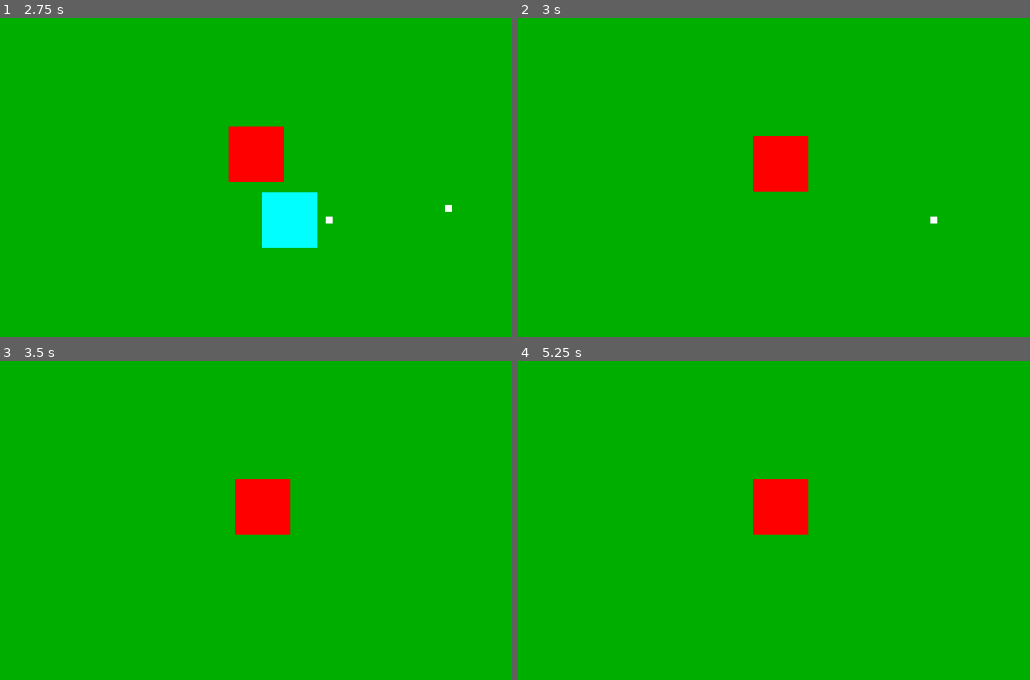
Above: before the commit, frames 1-4 (two rows, left to right).
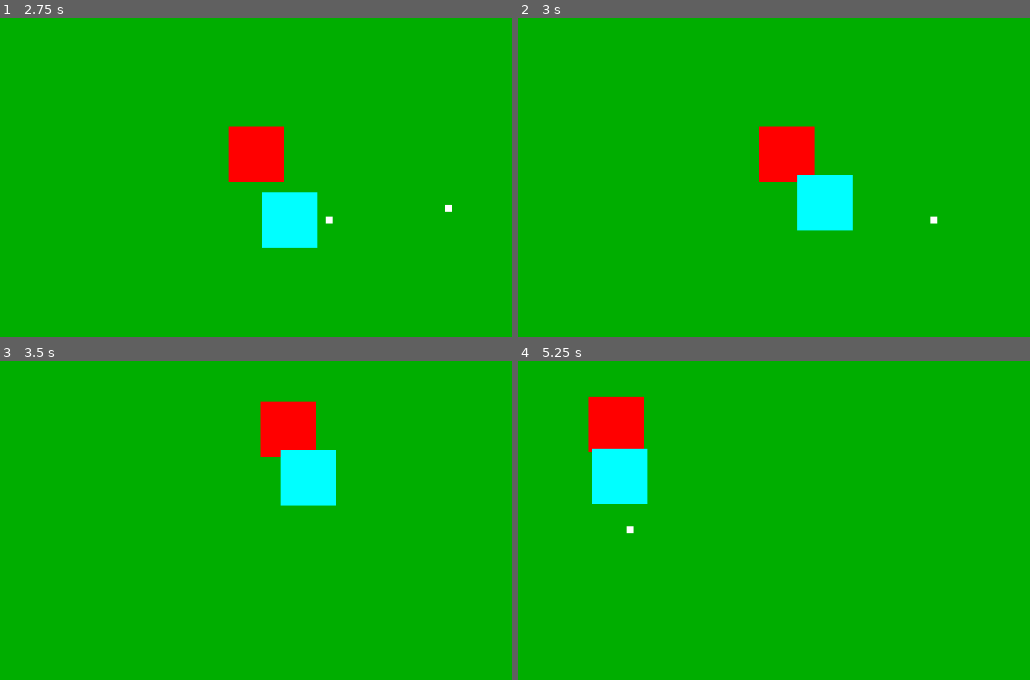
Above: after the commit, the same moments.

Repository: CC-Program/testgame
Game: Godot game, scene res://main.tscn
Same seed, same stepped clock (60 frames per second), same inputs: the game is played once before the commit and once after it.
Inputs:
- Up to frame 1 (2.75 s): hold D (player_right) 0.53-1.28 s; hold Space (player_attack_confirm) 0.53-1.28 s; hold S (player_down) 1.28-2.03 s; tap Space (player_attack_confirm) at 1.35 s; hold D (player_right) from 2.03 s (still down); hold Space (player_attack_confirm) from 2.03 s (still down)
- Up to frame 2 (3 s): release D (player_right) at 2.78 s; release Space (player_attack_confirm) at 2.78 s; hold W (player_up) from 2.78 s (still down); tap Space (player_attack_confirm) at 2.85 s
- Up to frame 3 (3.5 s): keep holding W (player_up)
- Up to frame 4 (5.25 s): release W (player_up) at 3.53 s; hold Space (player_attack_confirm) 3.53-4.28 s; hold A (player_left) 3.53-5.03 s; tap Space (player_attack_confirm) at 4.35 s; hold S (player_down) from 5.03 s (still down); hold Space (player_attack_confirm) from 5.03 s (still down)

Frame 1 is identical in both runs. In frame 2, 2.9% of the frame differs, in the area x 45-66%, y 33-67%; in frame 3, 5.4%; in frame 4, 5.7%, in the area x 13-57%, y 10-55%.

Commit message:
third commit

Diff:
--- a/bullet.gd
+++ b/bullet.gd
@@ -2,6 +2,7 @@
 
 @export var speed: float = 500.0
 @export var range: float = 400.0
+@export var damage: float = 50.0
 
 var direction: Vector2 = Vector2.ZERO
 var start_position: Vector2
--- a/enemy_1.gd
+++ b/enemy_1.gd
@@ -5,6 +5,8 @@
 	CHASE
 }
 
+@export var health : float = 100.0
+@export var damage : float = 50.0
 @export var enemy_type : EnemyType = EnemyType.CHASE
 @export var move_speed : float = 100.0
 
@@ -46,4 +48,6 @@
 func _on_hurt_box_area_entered(area: Area2D) -> void:
 	if area.is_in_group("player_bullet"):
 		area.queue_free()
-		queue_free()
+		health -=area.damage
+		if health <= 0:
+			queue_free()
--- a/player.gd
+++ b/player.gd
@@ -1,11 +1,15 @@
 extends CharacterBody2D
 
+@onready var invincible_timer = $InvincibleTimer
+
+@export var health : float = 100.0
 @export var move_speed : float = 200.0
 @export var acceleration : float = 10.0
 @export var friction : float = 15.0
 @export var bullet_scene: PackedScene
 @export var shoot_cooldown: float = 0.5
 
+var invincible = false
 var input_vector : Vector2 = Vector2.ZERO
 var can_shoot := true
 var last_facing := Vector2.DOWN
@@ -53,7 +57,16 @@
 	await get_tree().create_timer(shoot_cooldown).timeout
 	can_shoot = true
 
+func _on_hurt_box_body_entered(body: Node2D) -> void:
+	if invincible: return
+	print("get hit")
+	if body.is_in_group("enemies"):
+		health -= body.damage
+		if health <=0:
+			queue_free()
+			invincible = true
+		invincible_timer.wait_time = 1.0
+		invincible_timer.start
 
-func _on_hurt_box_body_entered(body: Node2D) -> void:
-	if body.is_in_group("enemies"):
-		queue_free()
+func _on_invincible_timer_timeout() -> void:
+	invincible = false
--- a/player.tscn
+++ b/player.tscn
@@ -30,4 +30,8 @@
 [node name="CollisionShape2D" type="CollisionShape2D" parent="HurtBox" unique_id=1644381930]
 shape = SubResource("RectangleShape2D_onrkg")
 
+[node name="InvincibleTimer" type="Timer" parent="." unique_id=1709877204]
+one_shot = true
+
 [connection signal="body_entered" from="HurtBox" to="." method="_on_hurt_box_body_entered"]
+[connection signal="timeout" from="InvincibleTimer" to="." method="_on_invincible_timer_timeout"]
